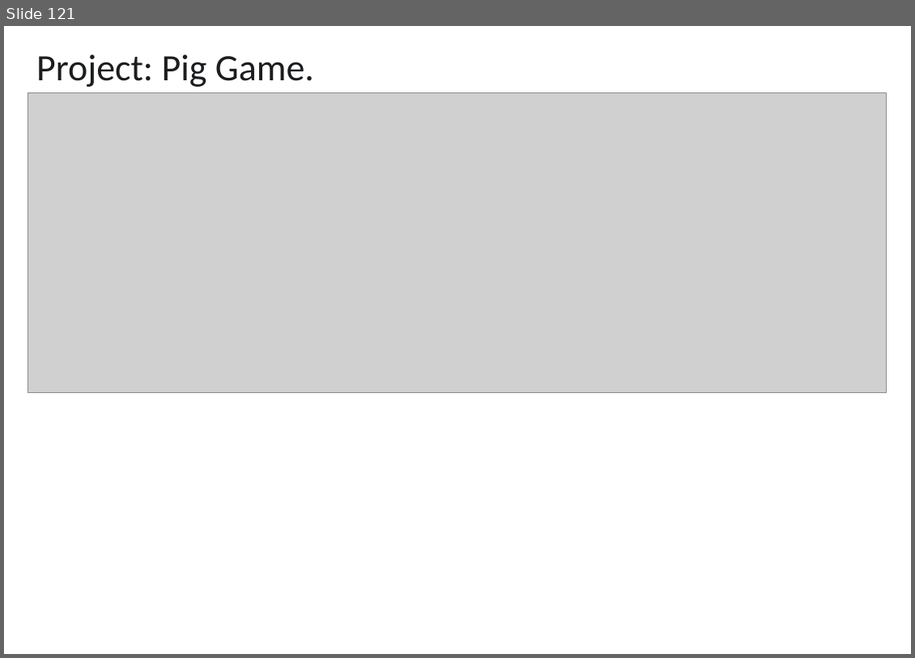
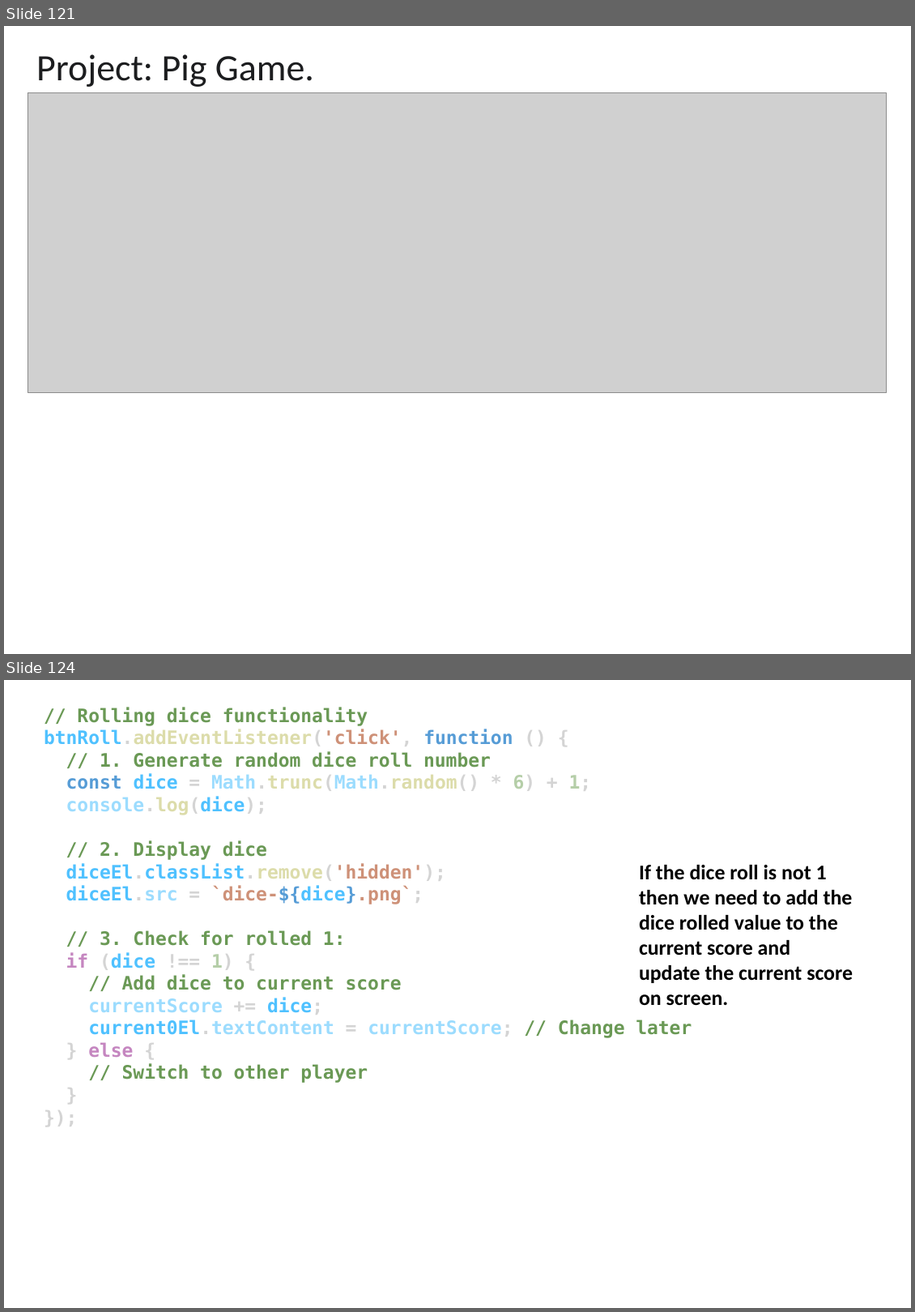
Before and after one commit to EL-EL-BCN/Complete-Javascript-Course, a slide deck: complete-javascript-course.pptx. Shown one above the other, each under a label of ours: slide 121 before the commit, slides 121 and 124 after it; the slides between them are not shown. The pictures are 915x658 and 915x1312 pixels, drawn with LibreOffice and Linux fonts; fonts in the diff are those of the drawing; grey boxes stand for pictures. Boxes give left, top, right and bottom in pixels: in the first picture for what was removed or moved away, otherwise in the second. Text is boxed around its words. In the diff, an @@ line names an element or a change of style, - is before the commit and + after.

```diff
--- a/complete-javascript-course.pptx
+++ b/complete-javascript-course.pptx
@@ slide 124 added at box(4, 680, 911, 1308), background #FFFFFF @@
@@ text added at box(44, 707, 692, 1083), 16 pt, text #6A9955, bold @@
+// Rolling dice functionality
+btnRoll.addEventListener('click', function () {
+// 1. Generate random dice roll number
+const dice = Math.trunc(Math.random() * 6) + 1;
+console.log(dice);
+// 2. Display dice
+diceEl.classList.remove('hidden');
+diceEl.src = `dice-${dice}.png`;
+// 3. Check for rolled 1:
+if (dice !== 1) {
+// Add dice to current score
+currentScore += dice;
+current0El.textContent = currentScore; // Change later
+} else {
+// Switch to other player
+}
+});
@@ text added at box(639, 865, 853, 1006), 18 pt, text #000000, bold @@
+If the dice roll is not 1 then we need to add the dice rolled value to the current score and update the current score on screen.
```
Also in this commit, not shown: 25 other slides added, 1 slide removed, 2 other files.
